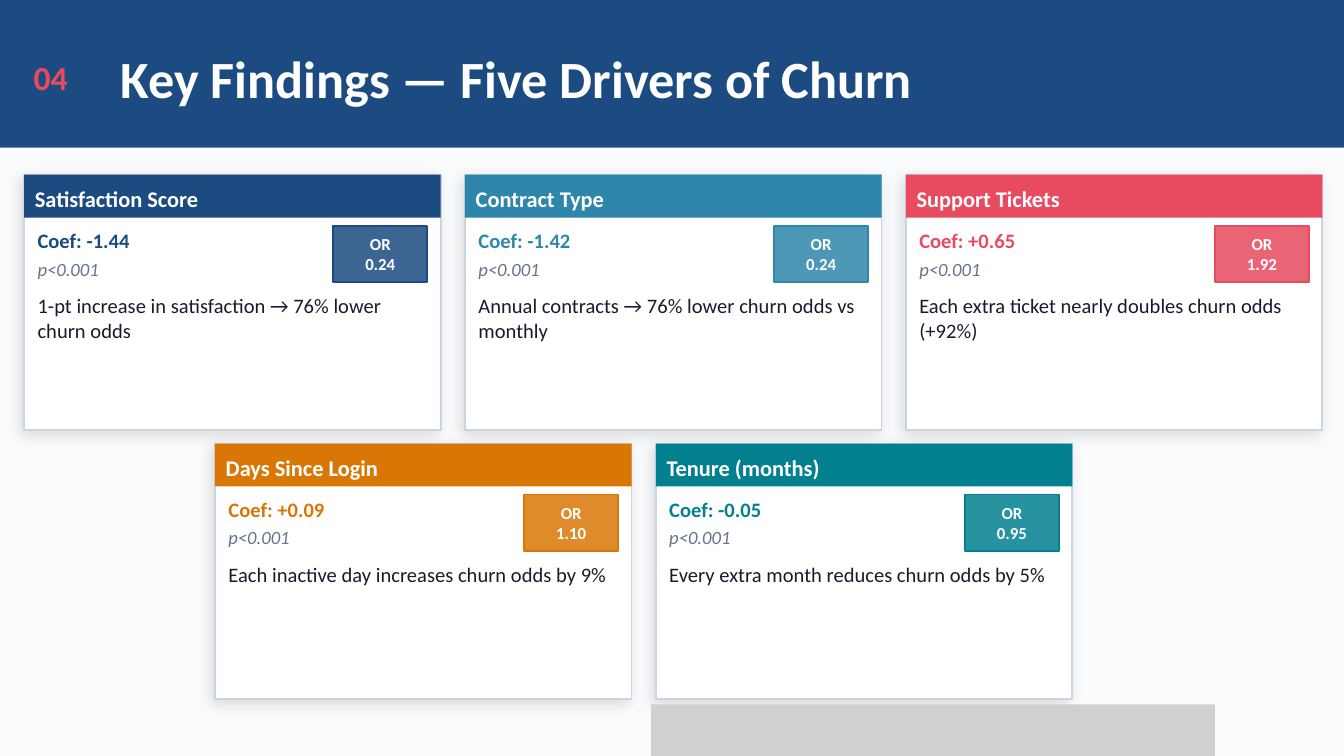
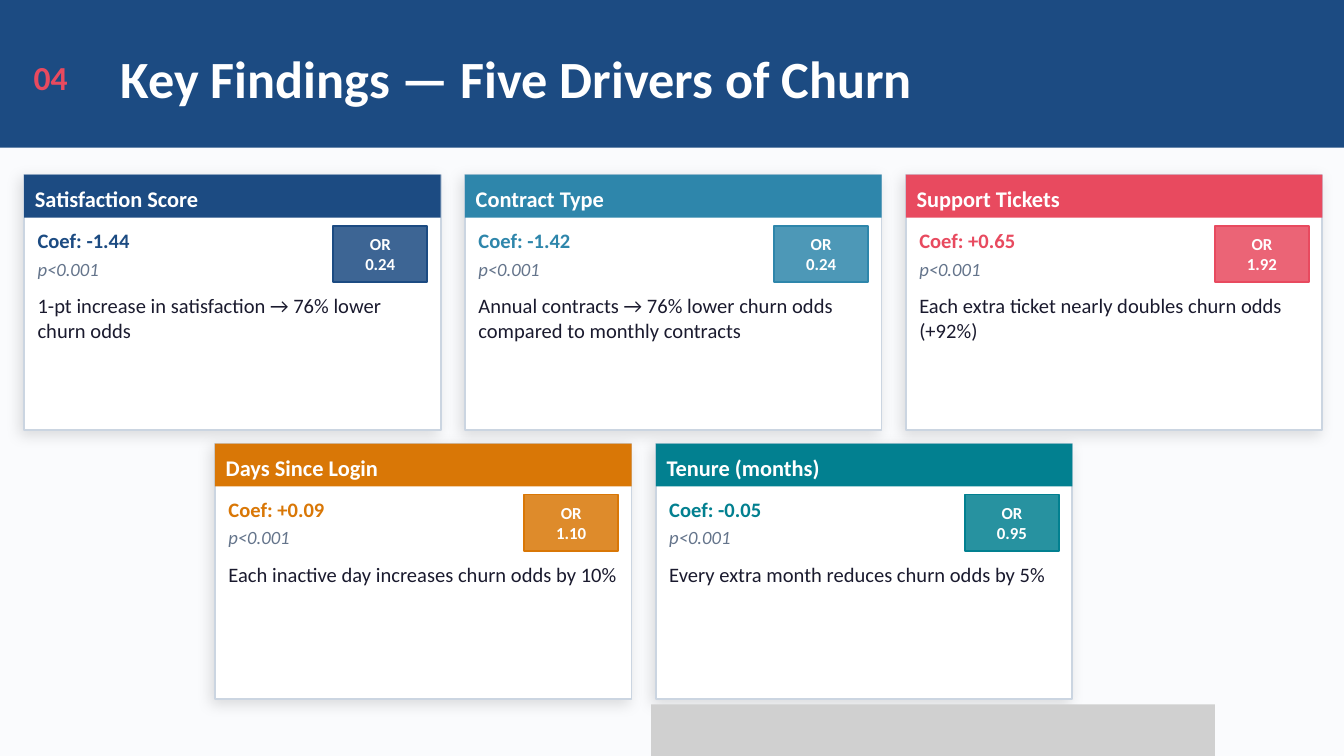
Before and after one commit to Snazz2001/churn_analysis, a slide deck: slide 6 of Churn_Analysis_Presentation-zheng 02-20.pptx (slide 5 before the commit). Drawn at 1344x756 pixels with LibreOffice and Linux fonts; fonts in the diff are those of the drawing; grey boxes stand for pictures. Boxes give left, top, right and bottom in pixels: in the first picture for what was removed or moved away, otherwise in the second. Text is boxed around its words. In the diff, an @@ line names an element or a change of style, - is before the commit and + after.

```diff
--- a/Churn_Analysis_Presentation-zheng 02-20.pptx
+++ b/Churn_Analysis_Presentation-zheng 02-20.pptx
@@ text at [478, 298, 832, 342]: text changed @@
-Annual contracts → 76% lower churn odds vs monthly
+Annual contracts → 76% lower churn odds compared to monthly contracts
@@ text at [228, 567, 617, 586]: text changed @@
-Each inactive day increases churn odds by 9%
+Each inactive day increases churn odds by 10%
```
Also in this commit, not shown: 7 other slides changed, 1 slide added.
